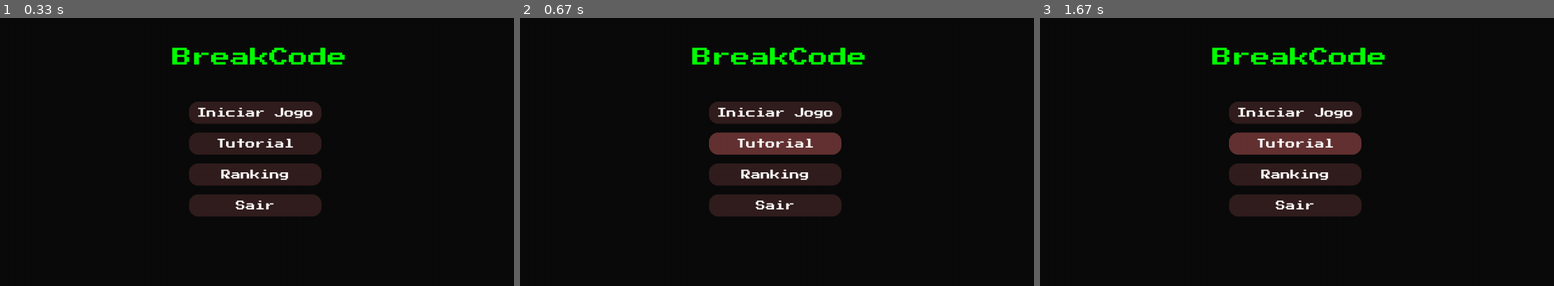
Above: before the commit, frames 1-3 (left to right).
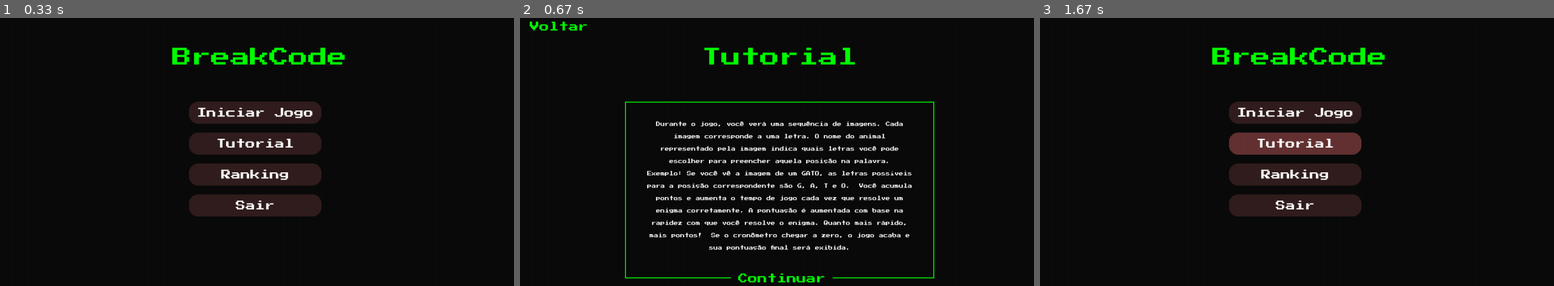
Above: after the commit, the same moments.

Repository: LucasFrts/FESO_pygame
Game: pygame game, started from main.py
The game is run twice, just before and just after one commit, with the same random seed, the same clock (stepped at 60 frames per second) and the same inputs.
Inputs (mouse positions are in pixels of both pictures, inside the frame that each line leads up to):
- Up to frame 1 (0.33 s): no input
- Up to frame 2 (0.67 s): click "Tutorial" at 0.38 s
- Up to frame 3 (1.67 s): click (1081, 26) at 0.88 s, where only the run after the commit has a clickable "Voltar"; press the mouse at (1297, 111) at 1.2 s; move the mouse to (1317, 130) at 1.3 s; release the mouse at (1338, 146) at 1.43 s; press the mouse at (1297, 173) at 1.53 s; move the mouse to (1317, 135) at 1.63 s

Frame 1 is identical in both runs. In frame 2, 14% of the frame differs, in the area x 1-81%, y 1-99%; in frame 3, nothing differs.

Commit message:
Adicionei a tela de ranking, falta fazer alguns ajustes.

Diff:
--- a/config/bootstrap.py
+++ b/config/bootstrap.py
@@ -7,6 +7,8 @@
 from game.entities.flow import Flow
 from game.screens.end import End
 from game.screens.ranking import Ranking
+from game.screens.tutorial import Tutorial
+from game.screens.tutorial_game import Tutorial_Game
 import pygame
 
 #tem que importar as configs e adicionar em algum tipo de variavel
@@ -30,8 +32,10 @@
         choose_dificulty = Choose_Dificult(game, setting)
         game_screen      = Game(game, setting)
         ranking          = Ranking(game, setting)
+        tutorial         = Tutorial(game, setting)
+        tutorial_game    = Tutorial_Game(game, setting)
         end_game         = End(game, setting)
         flow_container    = Container(game, setting)
         flow_container.entities.append(flow)
 
-        runtime.start(start_menu, choose_dificulty, game_screen, end_game, flow_container, ranking)
+        runtime.start(start_menu, choose_dificulty, game_screen, end_game, flow_container, ranking, tutorial, tutorial_game)
--- a/game/helpers/enums.py
+++ b/game/helpers/enums.py
@@ -4,6 +4,8 @@
     CHOOSE_DIFICULT = 1
     GAME = 2
     RANKING = 3
+    TUTORIAL = 4
+    TUTORIAL_GAME = 5
     END = 8
 
 class Dificulty(Enum):
--- a/game/screens/start.py
+++ b/game/screens/start.py
@@ -28,7 +28,7 @@
         self.setting.flow.stage = Stage.CHOOSE_DIFICULT
 
     def openTutorial(self):
-        print("Abrir Tutorial!")
+        self.setting.flow.stage = Stage.TUTORIAL
 
     def openRanking(self):
         self.setting.flow.stage = Stage.RANKING
--- /dev/null
+++ b/game/screens/tutorial.py
@@ -0,0 +1,64 @@
+import pygame
+from game.entities.button import Button
+from game.engines.container import Container
+from game.helpers.enums import Stage
+import textwrap
+
+class Tutorial(Container):
+    stage = Stage.TUTORIAL
+    entities = []
+
+    def __init__(self, pygame, setting):
+        super().__init__(pygame, setting)
+
+        continuarTutorial = Button(self.game, self.setting, 490, 580, 230, 40, "Continuar", "#0b0b0b", "#0b0b0b", self.continuar_tutorial)
+        continuarTutorial.color_text = self.setting.colors.green
+        returnMenu = Button(self.game, self.setting, 25, 10, 150, 40, "Voltar", "#0b0b0b", "#0b0b0b", self.return_to_menu)
+        returnMenu.color_text = self.setting.colors.green
+        self.entities.append(continuarTutorial)
+        self.entities.append(returnMenu)
+
+    def continuar_tutorial(self):
+        self.setting.flow.stage = Stage.TUTORIAL_GAME
+
+    def return_to_menu(self):
+        self.setting.flow.stage = Stage.MENU
+
+    def desenhar_retangulo_com_borda(self, x, y, largura, altura, espessura_borda, cor_borda):
+        """Desenha um retângulo com borda"""
+        pygame.draw.rect(self.setting.screen, cor_borda, (x, y, largura, altura), espessura_borda)
+
+    def desenhar_texto_no_retangulo(self, texto, x, y, largura, altura):
+
+        fonte = self.setting.fonts.smaller
+        texto_quebrado = textwrap.fill(texto, width=60)
+
+        # Desenhar cada linha de texto
+        linha_y = y + 50  # Margem superior
+        for linha in texto_quebrado.splitlines():
+            texto_renderizado = fonte.render(linha, True, self.setting.colors.white)
+            texto_rect = texto_renderizado.get_rect(center=(x + largura // 2, linha_y))  # Centraliza na largura do retângulo
+            self.setting.screen.blit(texto_renderizado, texto_rect)
+            linha_y += fonte.get_height() + 18  # Desloca para a próxima linha
+
+    def draw(self):
+
+        self.setting.screen.fill("#0b0b0b")
+
+        title_text = "Tutorial"
+        title_surface = self.setting.fonts.bigger.render(title_text, True, self.setting.colors.green)
+        title_rect = title_surface.get_rect(center=(self.setting.screen.get_width() // 2, 100))
+        self.setting.screen.blit(title_surface, title_rect)
+
+        self.desenhar_retangulo_com_borda(250, 200, 700, 400, 2, (0, 255, 0))
+
+        texto_explicativo = (
+            "Durante o jogo, você verá uma sequência de imagens. Cada imagem corresponde a uma letra. "
+            "O nome do animal representado pela imagem indica quais letras você pode escolher para preencher aquela posição na palavra. "
+            "   Exemplo: "
+            "Se você vê a imagem de um GATO, as letras possíveis para a posição correspondente são G, A, T e O.  "
+            "Você acumula pontos e aumenta o tempo de jogo cada vez que resolve um enigma corretamente. "
+            "A pontuação é aumentada com base na rapidez com que você resolve o enigma. Quanto mais rápido, mais pontos!  "
+            "Se o cronômetro chegar a zero, o jogo acaba e sua pontuação final será exibida."
+        )
+        self.desenhar_texto_no_retangulo(texto_explicativo, 250, 200, 700, 270)
--- /dev/null
+++ b/game/screens/tutorial_game.py
@@ -0,0 +1,149 @@
+from game.engines.container import Container
+from game.entities.input_box import InputBox
+from config.dicts import letter_images, curiosities
+from database.db import insert_ranking
+from game.helpers.events import get_end_game_event, RESET_GAME_EVENT
+from game.entities.entity import Entity
+from game.entities.button import Button
+from game.helpers.enums import Stage
+import random
+
+class Tutorial_Game(Container):
+    stage = Stage.TUTORIAL_GAME
+    entities = []
+    level = 1
+    points = 0
+    points_multiplicator = 10
+    reset_game_listener  = None
+
+    def __init__(self, pygame, setting):
+        super().__init__(pygame, setting)
+        self.initial_time = 30
+        self.time_left = self.initial_time
+        self.last_time_update = pygame.time.get_ticks()
+        self.curiosities = curiosities
+
+
+
+
+
+        reset_game_listener = Entity(pygame)
+        reset_game_listener.events.append(RESET_GAME_EVENT)
+        reset_game_listener.do = self.reset_game
+        reset_game_listener.stageless = True
+        self.reset_game_listener = reset_game_listener
+        self.entities.append(reset_game_listener)
+        self.generateInputAndText()
+
+    def finalizar_tutorial(self):
+        self.setting.flow.stage = Stage.MENU
+
+    def draw(self):
+        self.setting.screen.fill("#0b0b0b")
+
+        points_text = f"Pts: {self.points}"
+        points_surface = self.setting.fonts.small.render(points_text, True, (0, 255, 0))
+        self.setting.screen.blit(points_surface, (20, 20))
+
+        lengenda_points = " <-- Seus pontos durante a partida"
+        lengenda_points_surface = self.setting.fonts.smaller.render(lengenda_points, True, (189, 33, 48))
+        self.setting.screen.blit(lengenda_points_surface, (110, 20))
+
+        current_time = self.game.time.get_ticks()
+        if current_time - self.last_time_update >= 1000:
+            self.time_left = max(0, self.time_left - 1)
+            self.last_time_update = current_time
+
+        time_text = "Tempo: 00:30"
+        time_surface = self.setting.fonts.small.render(time_text, True, (0, 255, 0))
+        self.setting.screen.blit(time_surface, (self.setting.screen.get_width() - 200, 20))
+
+        lengenda_time1 = "Fique de olho no seu tempo -->"
+        lengenda_time2 = "Você ganha mais tempo com cada"
+        lengenda_time3 = "acerto!"
+        lengenda_time_surface1 = self.setting.fonts.smaller.render(lengenda_time1, True, (189, 33, 48))
+        lengenda_time_surface2 = self.setting.fonts.smaller.render(lengenda_time2, True, (189, 33, 48))
+        lengenda_time_surface3 = self.setting.fonts.smaller.render(lengenda_time3, True, (189, 33, 48))
+        self.setting.screen.blit(lengenda_time_surface1, (690, 20))
+        self.setting.screen.blit(lengenda_time_surface2, (690, 35))
+        self.setting.screen.blit(lengenda_time_surface3, (690, 50))
+
+
+        lengenda_game1 = "1º Existem dois níveis de dificuldade: Fácil e Médio. O tutorial está no nível Médio."
+        lengenda_game2 = "* Fácil: A primeira letra do animal na imagem corresponde à letra na sua posição na palavra."
+        lengenda_game3 = "* Médio: O nome do animal indica as letras que você pode escolher para preencher a posição correta"
+        lengenda_game4 = "  da palavra."
+        lengenda_game5 = "2º  Quando a letra for correta, o quadrado ficará verde. Se estiver errada, ficará vermelho."
+        lengenda_game6 = "3º  Descubra a palavra atual para finalizar o tutorial"
+
+        lengenda_game_surface1 = self.setting.fonts.smaller.render(lengenda_game1, True, (189, 33, 48))
+        lengenda_game_surface2 = self.setting.fonts.smaller.render(lengenda_game2, True, (189, 33, 48))
+        lengenda_game_surface3 = self.setting.fonts.smaller.render(lengenda_game3, True, (189, 33, 48))
+        lengenda_game_surface4 = self.setting.fonts.smaller.render(lengenda_game4, True, (189, 33, 48))
+        lengenda_game_surface5 = self.setting.fonts.smaller.render(lengenda_game5, True, (189, 33, 48))
+        lengenda_game_surface6 = self.setting.fonts.smaller.render(lengenda_game6, True, (189, 33, 48))
+        self.setting.screen.blit(lengenda_game_surface1, (40, 510))
+        self.setting.screen.blit(lengenda_game_surface2, (60, 527))
+        self.setting.screen.blit(lengenda_game_surface3, (60, 542))
+        self.setting.screen.blit(lengenda_game_surface4, (60, 557))
+        self.setting.screen.blit(lengenda_game_surface5, (40, 580))
+        self.setting.screen.blit(lengenda_game_surface6, (40, 600))
+
+
+        description_surface = self.setting.fonts.smaller.render(self.description_text, True, (0, 255, 0))
+        description_rect = description_surface.get_rect(center=(self.setting.screen.get_width() // 2, 150))
+        self.setting.screen.blit(description_surface, description_rect)
+
+        total_width = len(self.answer) * 100 - 20
+        screen_center_x = self.setting.screen.get_width() // 2
+        start_x = screen_center_x - (total_width // 2)
+
+        for i, image in enumerate(self.loaded_images):
+            x_pos = start_x + i * 100
+            self.setting.screen.blit(image, (x_pos, 200))
+
+        inputed_text = "";
+        for entity in self.entities:
+            if isinstance(entity, InputBox):
+                inputed_text += entity.text
+        if inputed_text == self.answer:
+            if len(self.curiosities) > 0:
+                end_game_event = get_end_game_event(self.points, self.game)
+                self.game.event.post(end_game_event)
+                self.setting.flow.stage = Stage.END
+
+    def generateInputAndText(self):
+        curiosity = self.curiosities[1]
+        self.answer = curiosity["answer"]
+        self.description_text = curiosity["text"]
+        self.curiosities.remove(curiosity)
+        self.animal_images = []
+        self.entities = [artefact for artefact in self.entities if artefact is self.reset_game_listener]
+
+        for letter in self.answer:
+            letter_dict = [letter_dic for letter_dic in letter_images if letter_dic["letter"] == letter.lower()][0]
+            self.animal_images.append(random.choice(letter_dict["images"]))
+
+        self.loaded_images = [
+            self.game.transform.scale(self.game.image.load(img_path), (80, 80)) for img_path in self.animal_images
+        ]
+
+        total_width = len(self.answer) * 100 - 20
+        screen_center_x = self.setting.screen.get_width() // 2
+        start_x = screen_center_x - (total_width // 2)
+
+        for i, letter in enumerate(self.answer):
+            x_pos = start_x + i * 100
+            self.setting.screen.blit(self.loaded_images[i], (x_pos, 200))
+            input_box = InputBox(self.game, self.setting, x_pos, 400, 80, 80, letter, i, len(self.answer) - 1)
+            self.entities.append(input_box)
+
+    def reset_game(self, event):
+        if event.type == RESET_GAME_EVENT:
+            self.time_left = self.initial_time
+            self.last_time_update = self.game.time.get_ticks()
+            self.curiosities = curiosities
+            self.points = 0
+            self.level = 1
+            self.generateInputAndText()
+            self.setting.stage = Stage.MENU
Binary file changed: database/sqlite/game.db
